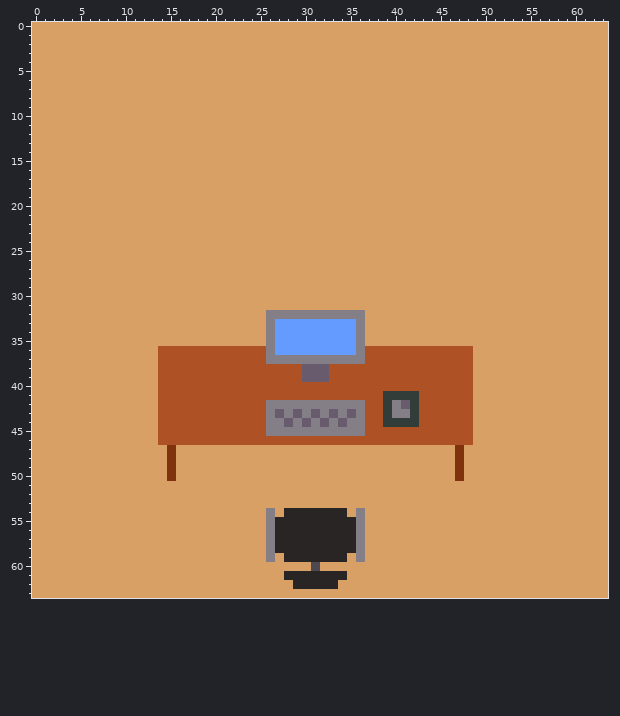
File history of a pixel-art sprite, assets/sprites/cenário/escritório.png. Above: the version before the commit.
The file is 64x64 pixels.
And afterwards:
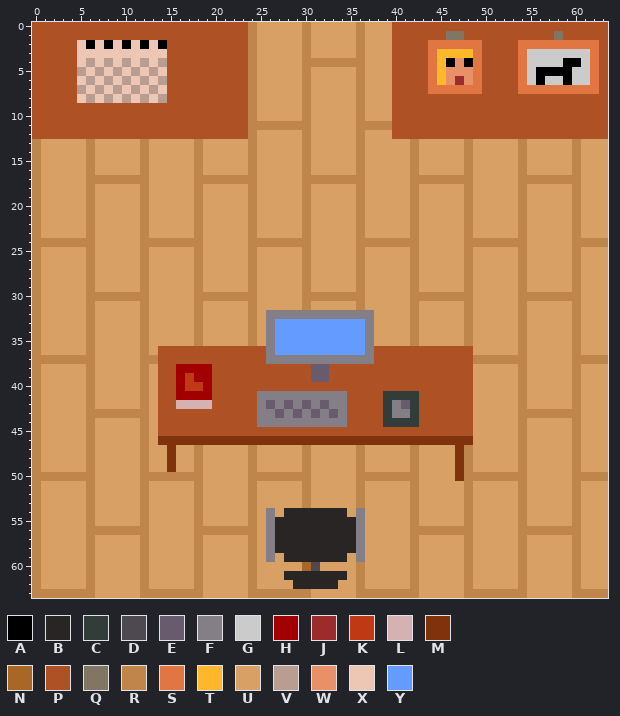
Palette (. is transparent): A #000000  B #292525  C #323c39  D #4e4951  E #685b6e  F #847e87  G #cbcbcb  H #a20000  J #9c2b2b  K #bf3915  L #d6b1b1  M #80320d  N #a86725  P #ae5125  Q #807663  R #bf854a  S #e27643  T #ffb82b  U #d9a066  V #b99d90  W #e89067  X #eec7b4  Y #639bff
What changed:
y 0: x 0..24 UUUUUUUUUUUUUUUUUUUUUUUUU -> PPPPPPPPPPPPPPPPPPPPPPPPR; x 30 U -> R; x 36 U -> R; x 40..63 UUUUUUUUUUUUUUUUUUUUUUUU -> PPPPPPPPPPPPPPPPPPPPPPPP
y 1: x 0..24 UUUUUUUUUUUUUUUUUUUUUUUUU -> PPPPPPPPPPPPPPPPPPPPPPPPR; x 30 U -> R; x 36 U -> R; x 40..63 UUUUUUUUUUUUUUUUUUUUUUUU -> PPPPPPQQPPPPPPPPPPQPPPPP
y 2: x 0..24 UUUUUUUUUUUUUUUUUUUUUUUUU -> PPPPPXAXAXAXAXAPPPPPPPPPR; x 30 U -> R; x 36 U -> R; x 40..63 UUUUUUUUUUUUUUUUUUUUUUUU -> PPPPSSSSSSPPPPSSSSSSSSSP
y 3: x 0..24 UUUUUUUUUUUUUUUUUUUUUUUUU -> PPPPPXXXXXXXXXXPPPPPPPPPR; x 30 U -> R; x 36 U -> R; x 40..63 UUUUUUUUUUUUUUUUUUUUUUUU -> PPPPSTTTTSPPPPSGGGGGGGSP
y 4: x 0..24 UUUUUUUUUUUUUUUUUUUUUUUUU -> PPPPPXVXVXVXVXVPPPPPPPPPR; x 30..36 UUUUUUU -> RRRRRRR; x 40..63 UUUUUUUUUUUUUUUUUUUUUUUU -> PPPPSTAWASPPPPSGGGGAAGSP
y 5: x 0..24 UUUUUUUUUUUUUUUUUUUUUUUUU -> PPPPPVXVXVXVXVXPPPPPPPPPR; x 30 U -> R; x 36 U -> R; x 40..63 UUUUUUUUUUUUUUUUUUUUUUUU -> PPPPSTWWWSPPPPSGAAAAGGSP
y 6: x 0..24 UUUUUUUUUUUUUUUUUUUUUUUUU -> PPPPPXVXVXVXVXVPPPPPPPPPR; x 30 U -> R; x 36 U -> R; x 40..63 UUUUUUUUUUUUUUUUUUUUUUUU -> PPPPSTWJWSPPPPSGAGGAGGSP
y 7: x 0..24 UUUUUUUUUUUUUUUUUUUUUUUUU -> PPPPPVXVXVXVXVXPPPPPPPPPR; x 30 U -> R; x 36 U -> R; x 40..63 UUUUUUUUUUUUUUUUUUUUUUUU -> PPPPSSSSSSPPPPSSSSSSSSSP
y 8: x 0..24 UUUUUUUUUUUUUUUUUUUUUUUUU -> PPPPPXVXVXVXVXVPPPPPPPPPR; x 30 U -> R; x 36 U -> R; x 40..63 UUUUUUUUUUUUUUUUUUUUUUUU -> PPPPPPPPPPPPPPPPPPPPPPPP
y 9..10: x 0..24 UUUUUUUUUUUUUUUUUUUUUUUUU -> PPPPPPPPPPPPPPPPPPPPPPPPR; x 30 U -> R; x 36 U -> R; x 40..63 UUUUUUUUUUUUUUUUUUUUUUUU -> PPPPPPPPPPPPPPPPPPPPPPPP
y 11: x 0..30 UUUUUUUUUUUUUUUUUUUUUUUUUUUUUUU -> PPPPPPPPPPPPPPPPPPPPPPPPRRRRRRR; x 36..63 UUUUUUUUUUUUUUUUUUUUUUUUUUUU -> RRRRPPPPPPPPPPPPPPPPPPPPPPPP
y 12: x 0..24 UUUUUUUUUUUUUUUUUUUUUUUUU -> PPPPPPPPPPPPPPPPPPPPPPPPR; x 30 U -> R; x 36 U -> R; x 40..63 UUUUUUUUUUUUUUUUUUUUUUUU -> PPPPPPPPPPPPPPPPPPPPPPPP
y 13..16: x 0 U -> R; x 6 U -> R; x 12 U -> R; x 18 U -> R; x 24 U -> R; x 30 U -> R; x 36 U -> R; x 42 U -> R; x 48 U -> R; x 54 U -> R; x 60 U -> R
y 17: x 0 U -> R; x 6..12 UUUUUUU -> RRRRRRR; x 18..24 UUUUUUU -> RRRRRRR; x 30..36 UUUUUUU -> RRRRRRR; x 42..48 UUUUUUU -> RRRRRRR; x 54..60 UUUUUUU -> RRRRRRR
y 18..23: x 0 U -> R; x 6 U -> R; x 12 U -> R; x 18 U -> R; x 24 U -> R; x 30 U -> R; x 36 U -> R; x 42 U -> R; x 48 U -> R; x 54 U -> R; x 60 U -> R
y 24: x 0..6 UUUUUUU -> RRRRRRR; x 12..18 UUUUUUU -> RRRRRRR; x 24..30 UUUUUUU -> RRRRRRR; x 36..42 UUUUUUU -> RRRRRRR; x 48..54 UUUUUUU -> RRRRRRR; x 60..63 UUUU -> RRRR
y 25..29: x 0 U -> R; x 6 U -> R; x 12 U -> R; x 18 U -> R; x 24 U -> R; x 30 U -> R; x 36 U -> R; x 42 U -> R; x 48 U -> R; x 54 U -> R; x 60 U -> R
y 30: x 0 U -> R; x 6..12 UUUUUUU -> RRRRRRR; x 18..24 UUUUUUU -> RRRRRRR; x 30..36 UUUUUUU -> RRRRRRR; x 42..48 UUUUUUU -> RRRRRRR; x 54..60 UUUUUUU -> RRRRRRR
y 31: x 0 U -> R; x 6 U -> R; x 12 U -> R; x 18 U -> R; x 24 U -> R; x 30 U -> R; x 36 U -> R; x 42 U -> R; x 48 U -> R; x 54 U -> R; x 60 U -> R
y 32: x 0 U -> R; x 6 U -> R; x 12 U -> R; x 18 U -> R; x 24 U -> R; x 37 U -> F; x 42 U -> R; x 48 U -> R; x 54 U -> R; x 60 U -> R
y 33..35: x 0 U -> R; x 6 U -> R; x 12 U -> R; x 18 U -> R; x 24 U -> R; x 36..37 FU -> YF; x 42 U -> R; x 48 U -> R; x 54 U -> R; x 60 U -> R
y 36: x 0 U -> R; x 6 U -> R; x 12 U -> R; x 36..37 FP -> YF; x 54 U -> R; x 60 U -> R
y 37: x 0..6 UUUUUUU -> RRRRRRR; x 12..13 UU -> RR; x 37 P -> F; x 49..54 UUUUUU -> RRRRRR; x 60..63 UUUU -> RRRR
y 38: x 0 U -> R; x 6 U -> R; x 12 U -> R; x 16..19 PPPP -> HHHH; x 30 E -> P; x 54 U -> R; x 60 U -> R
y 39: x 0 U -> R; x 6 U -> R; x 12 U -> R; x 16..19 PPPP -> HKHH; x 30 E -> P; x 54 U -> R; x 60 U -> R
y 40: x 0 U -> R; x 6 U -> R; x 12 U -> R; x 16..19 PPPP -> HKKH; x 54 U -> R; x 60 U -> R
y 41: x 0 U -> R; x 6 U -> R; x 12 U -> R; x 16..19 PPPP -> HHHH; x 25..34 PPPPPPPPPP -> FFFFFFFFFF; x 54 U -> R; x 60 U -> R
y 42: x 0 U -> R; x 6 U -> R; x 12 U -> R; x 16..19 PPPP -> LLLL; x 25..26 PF -> FE; x 28 F -> E; x 30 F -> E; x 32 F -> E; x 35..36 FF -> PP; x 54 U -> R; x 60 U -> R
y 43: x 0 U -> R; x 6..12 UUUUUUU -> RRRRRRR; x 25 P -> F; x 35..36 EF -> PP; x 54..60 UUUUUUU -> RRRRRRR
y 44: x 0 U -> R; x 6 U -> R; x 12 U -> R; x 25 P -> F; x 28 E -> F; x 30 E -> F; x 32 E -> F; x 34..36 EFF -> FPP; x 54 U -> R; x 60 U -> R
y 45: x 0 U -> R; x 6 U -> R; x 12 U -> R; x 26..36 FFFFFFFFFFF -> PPPPPPPPPPP; x 54 U -> R; x 60 U -> R
y 46: x 0 U -> R; x 6 U -> R; x 12 U -> R; x 14..48 PPPPPPPPPPPPPPPPPPPPPPPPPPPPPPPPPPP -> MMMMMMMMMMMMMMMMMMMMMMMMMMMMMMMMMMM; x 54 U -> R; x 60 U -> R
y 47..49: x 0 U -> R; x 6 U -> R; x 12 U -> R; x 18 U -> R; x 24 U -> R; x 30 U -> R; x 36 U -> R; x 42 U -> R; x 48 U -> R; x 54 U -> R; x 60 U -> R
y 50: x 0..6 UUUUUUU -> RRRRRRR; x 12..18 UUUMUUU -> RRRRRRR; x 24..30 UUUUUUU -> RRRRRRR; x 36..42 UUUUUUU -> RRRRRRR; x 48..54 UUUUUUU -> RRRRRRR; x 60..63 UUUU -> RRRR
y 51..53: x 0 U -> R; x 6 U -> R; x 12 U -> R; x 18 U -> R; x 24 U -> R; x 30 U -> R; x 36 U -> R; x 42 U -> R; x 48 U -> R; x 54 U -> R; x 60 U -> R
y 54..55: x 0 U -> R; x 6 U -> R; x 12 U -> R; x 18 U -> R; x 24 U -> R; x 42 U -> R; x 48 U -> R; x 54 U -> R; x 60 U -> R
y 56: x 0 U -> R; x 6..12 UUUUUUU -> RRRRRRR; x 18..24 UUUUUUU -> RRRRRRR; x 42..48 UUUUUUU -> RRRRRRR; x 54..60 UUUUUUU -> RRRRRRR
y 57..59: x 0 U -> R; x 6 U -> R; x 12 U -> R; x 18 U -> R; x 24 U -> R; x 42 U -> R; x 48 U -> R; x 54 U -> R; x 60 U -> R
y 60: x 0 U -> R; x 6 U -> R; x 12 U -> R; x 18 U -> R; x 24 U -> R; x 30 U -> N; x 36 U -> R; x 42 U -> R; x 48 U -> R; x 54 U -> R; x 60 U -> R
y 61..62: x 0 U -> R; x 6 U -> R; x 12 U -> R; x 18 U -> R; x 24 U -> R; x 36 U -> R; x 42 U -> R; x 48 U -> R; x 54 U -> R; x 60 U -> R
y 63: x 0..6 UUUUUUU -> RRRRRRR; x 12..18 UUUUUUU -> RRRRRRR; x 24..30 UUUUUUU -> RRRRRRR; x 36..42 UUUUUUU -> RRRRRRR; x 48..54 UUUUUUU -> RRRRRRR; x 60..63 UUUU -> RRRR
Changed places in both pictures, as pixel boxes (x1, y1, x2, y2):
changed: (32, 22, 608, 598)
